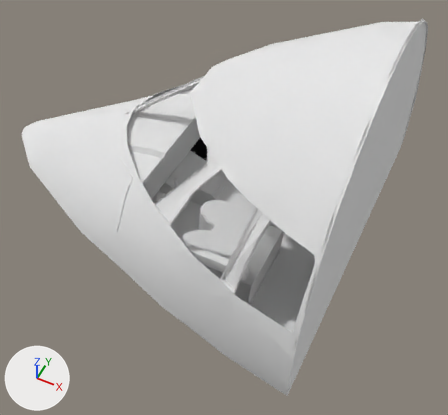
The Blender file Models/Interior/panel/panel.blend: old version first, new version second.
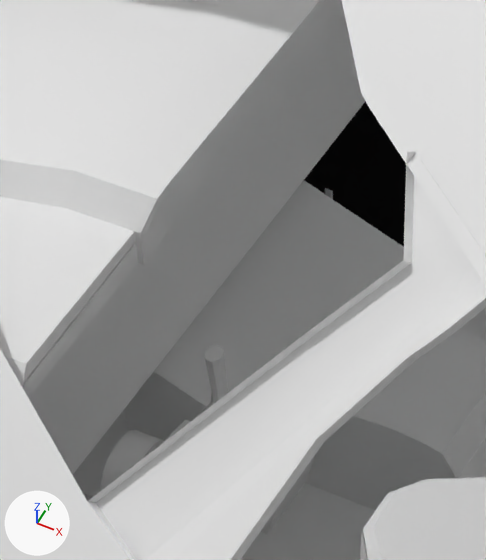
The first picture shows the older version from a camera (50 mm lens) standing at (-8.31, -3.27, 1.66) and looking at (-9.76, -0.37, -1.97). The close-ups show both versions on the part from 31% to 49% of the width and 29% to 52% of the height of that picture; other places that the commit changed are outside them. Lighting does not change. The marker at lower left points along +X, +Y and +Z.

Names of what the first close-up shows: 'Cabin', 'CabinFloor', 'DirtMats', 'Seats.pilots.cover', 'Yoke', 'Yoke1', 'panel', 'pedestal'.
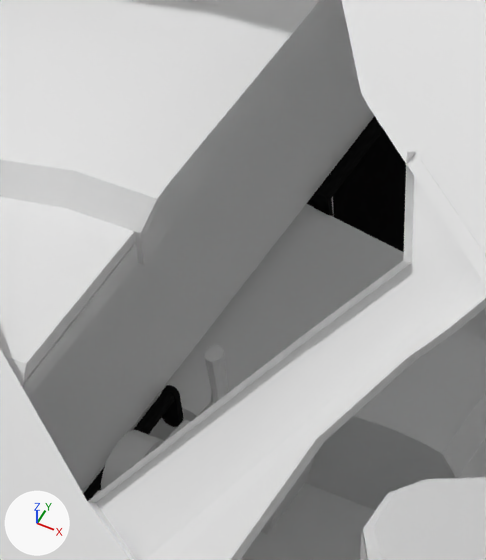
Changed parts and their boxes (x1, y1, x2, y2) in the close-ups (486 x 560 px; the box of a moved part takes in the faces that stretch with it):
'FOBumper', added (black): after (314, 118, 384, 217)
'CaptainBumper', added (black): after (83, 385, 184, 501)
part 1 of me_panel_mesh, moved or reshaped: before (72, 99, 404, 475); after (72, 99, 404, 491)

Diff of the bpy script that builds the scene:
```diff
--- a/Models/Interior/panel/panel.blend.py
+++ b/Models/Interior/panel/panel.blend.py
@@ me_panel_mesh @@
 me_panel_mesh.from_pydata(...)  # 238 vertices, 190 faces; spans x -0.68..0.91, y -0.94..0.97, z -0.5..0.28
 # used by ob_panel; location = (-10.362, -0.043, -1.853)
+# me_panel_mesh part 1: all 15 vertices in x -0.03..0.0, y -0.94..0.96, z -0.21..-0.2 are moved by (0.0, 0.0, -0.05)
 me_panel_mesh.materials.append(mat_floor_001)
@@ me_cylinder @@
+me_cylinder.from_pydata(...)  # 192 vertices, 191 faces; spans x -1.38..1.37, y -4.58..2.29, z -1.05..2.06
+me_cylinder.materials.append(mat_rubber)  # its picture is missing
@@ me_cylinder_002 @@
+me_cylinder_002.from_pydata(...)  # 192 vertices, 191 faces; spans x -1.38..1.37, y -4.58..2.29, z -1.05..2.11
+me_cylinder_002.materials.append(mat_rubber)  # its picture is missing
@@ ob_captainbumper @@
+ob_captainbumper = bpy.data.objects.new('CaptainBumper', me_cylinder)
+ob_captainbumper.location = (-10.345, -0.507, -2.11)
+ob_captainbumper.rotation_euler = (1.571, 0.0, 0.0)  # degrees (90, 0, 0)
+ob_captainbumper.scale = (0.0105, 0.0105, 0.244)
@@ ob_fobumper @@
+ob_fobumper = bpy.data.objects.new('FOBumper', me_cylinder_002)
+ob_fobumper.location = (-10.345, 0.438, -2.11)
+ob_fobumper.rotation_euler = (1.571, 0.0, 3.142)  # degrees (90, 0, 180)
+ob_fobumper.scale = (0.0105, 0.0105, 0.244)
```
